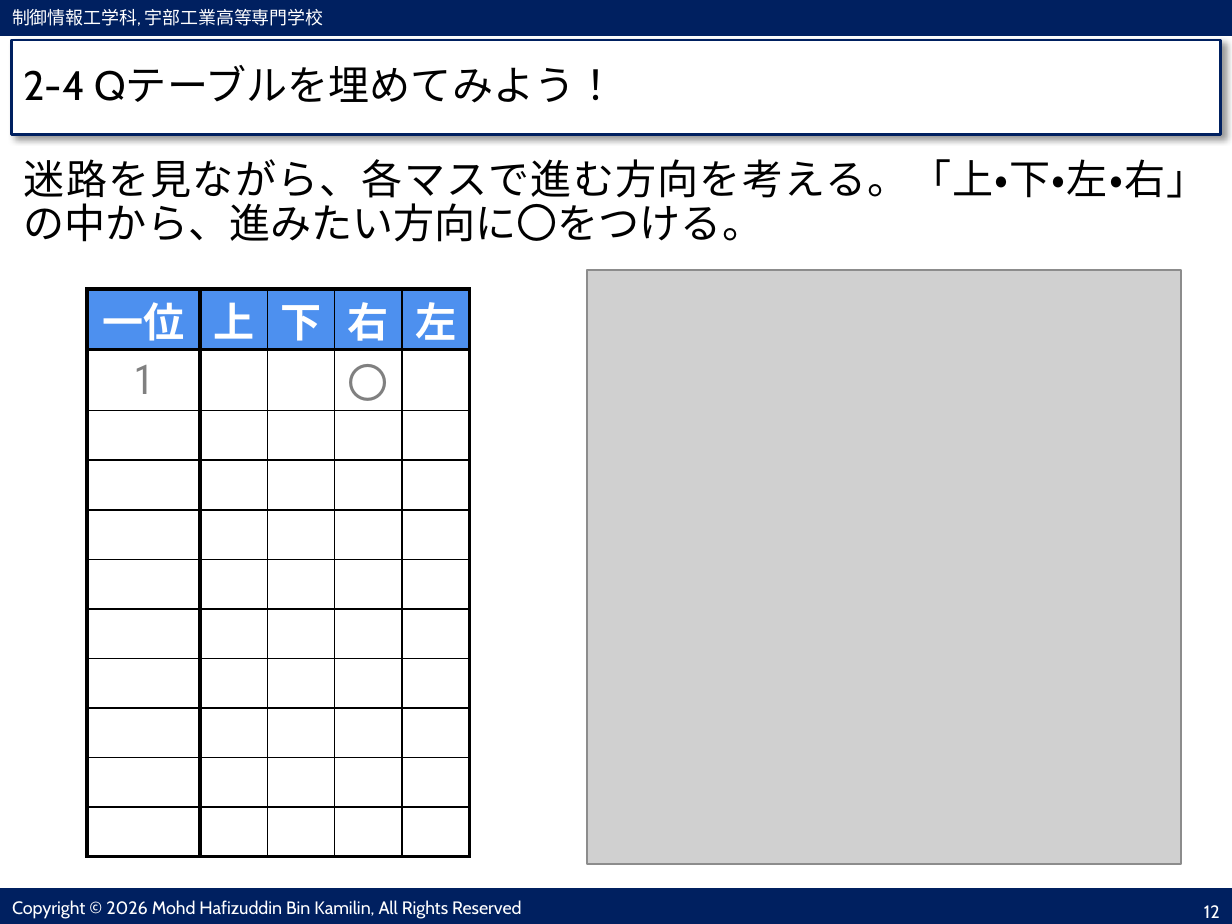
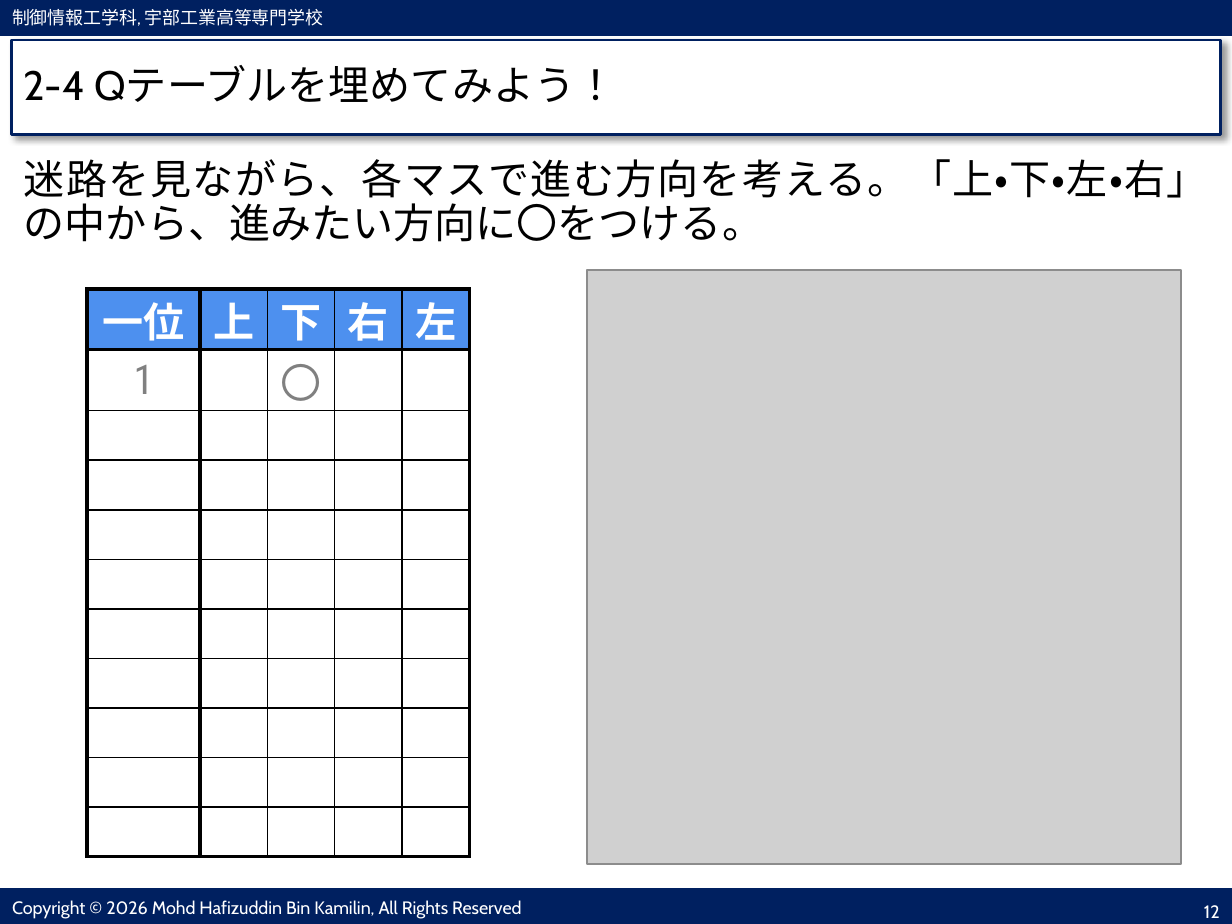
Before and after one commit to ise-nituc/q_learning, a slide deck: slide 12 of doc/プリント.pptx. Drawn at 1232x924 pixels with LibreOffice and Linux fonts; fonts in the diff are those of the drawing; grey boxes stand for pictures. Boxes give left, top, right and bottom in pixels: in the first picture for what was removed or moved away, otherwise in the second. Text is boxed around its words. In the diff, an @@ line names an element or a change of style, - is before the commit and + after.

```diff
--- a/doc/プリント.pptx
+++ b/doc/プリント.pptx
@@ table at (87,290,472,845) @@
-row 2, column 3: 
+row 2, column 3: 〇
-row 2, column 4: 〇
+row 2, column 4: 
```
Also in this commit, not shown: 5 other slides changed, 2 slides removed, 13 other files.
